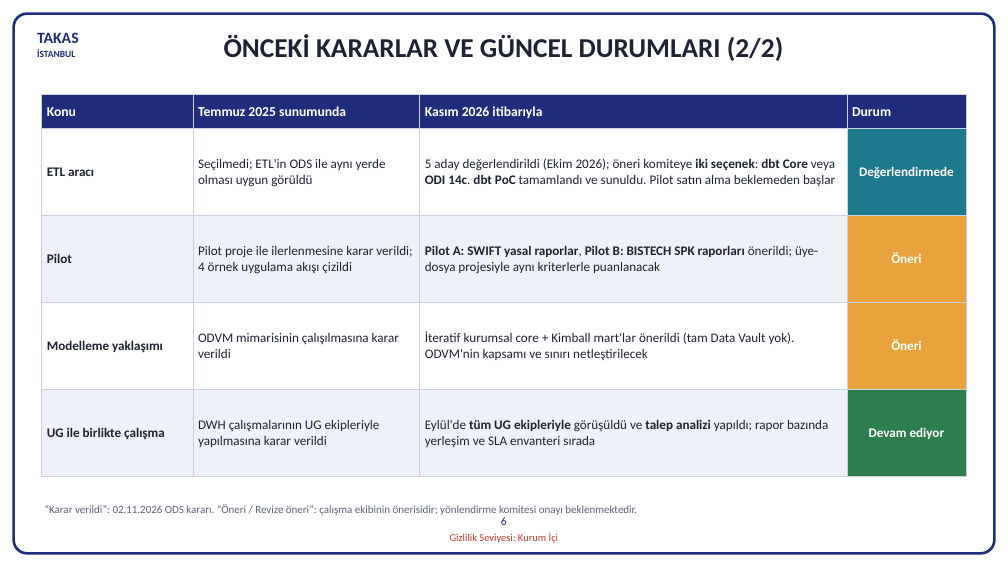
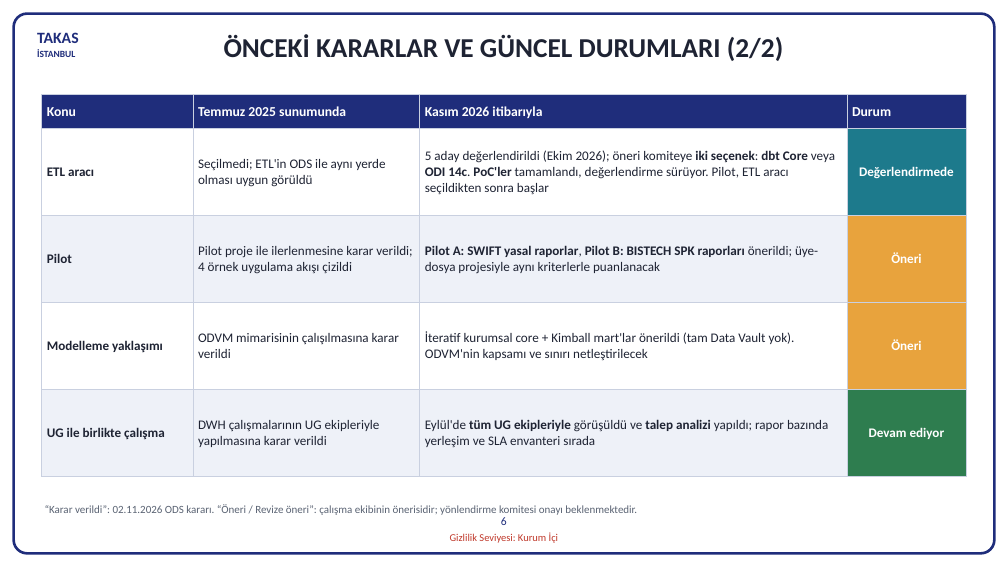
Before and after one commit to hanifidemirel0/Cursor-Projects, a slide deck: slide 6 of outputs/dwh-sunum-kasim-2026/5 - DWHSunum_Kasim2026.pptx. Drawn at 1008x567 pixels with LibreOffice and Linux fonts; fonts in the diff are those of the drawing. Boxes give left, top, right and bottom in pixels: in the first picture for what was removed or moved away, otherwise in the second. Text is boxed around its words. In the diff, an @@ line names an element or a change of style, - is before the commit and + after.

```diff
--- a/outputs/dwh-sunum-kasim-2026/5 - DWHSunum_Kasim2026.pptx
+++ b/outputs/dwh-sunum-kasim-2026/5 - DWHSunum_Kasim2026.pptx
@@ table at bbox=[42, 95, 966, 476] @@
-row 2, column 3: 5 aday değerlendirildi (Ekim 2026); öneri komiteye iki seçenek: dbt Core veya ODI 14c. dbt PoC tamamlandı ve sunuldu. Pilot satın alma beklemeden başlar
+row 2, column 3: 5 aday değerlendirildi (Ekim 2026); öneri komiteye iki seçenek: dbt Core veya ODI 14c. PoC'ler tamamlandı, değerlendirme sürüyor. Pilot, ETL aracı seçildikten sonra başlar
```
Also in this commit, not shown: 5 other slides changed, 5 other files.
